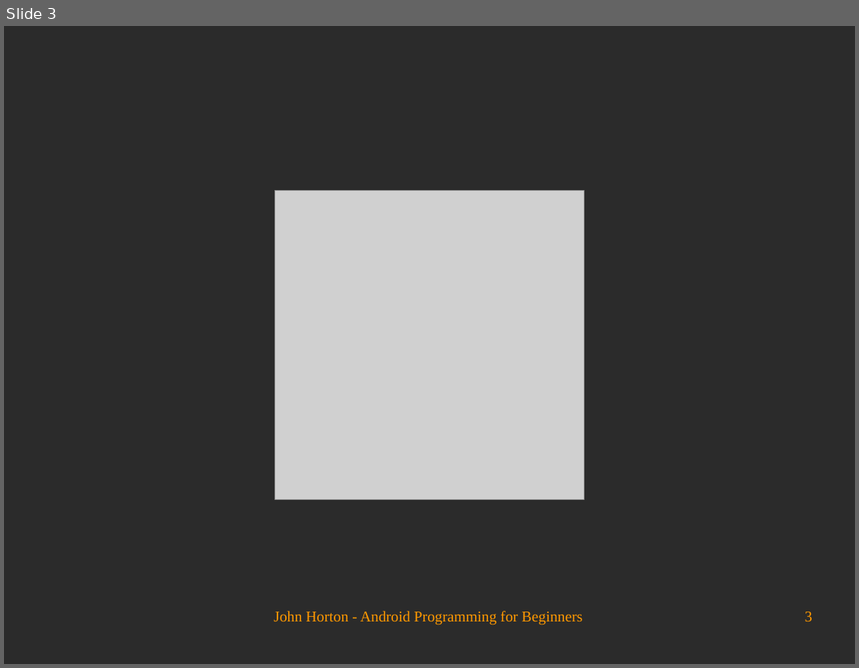
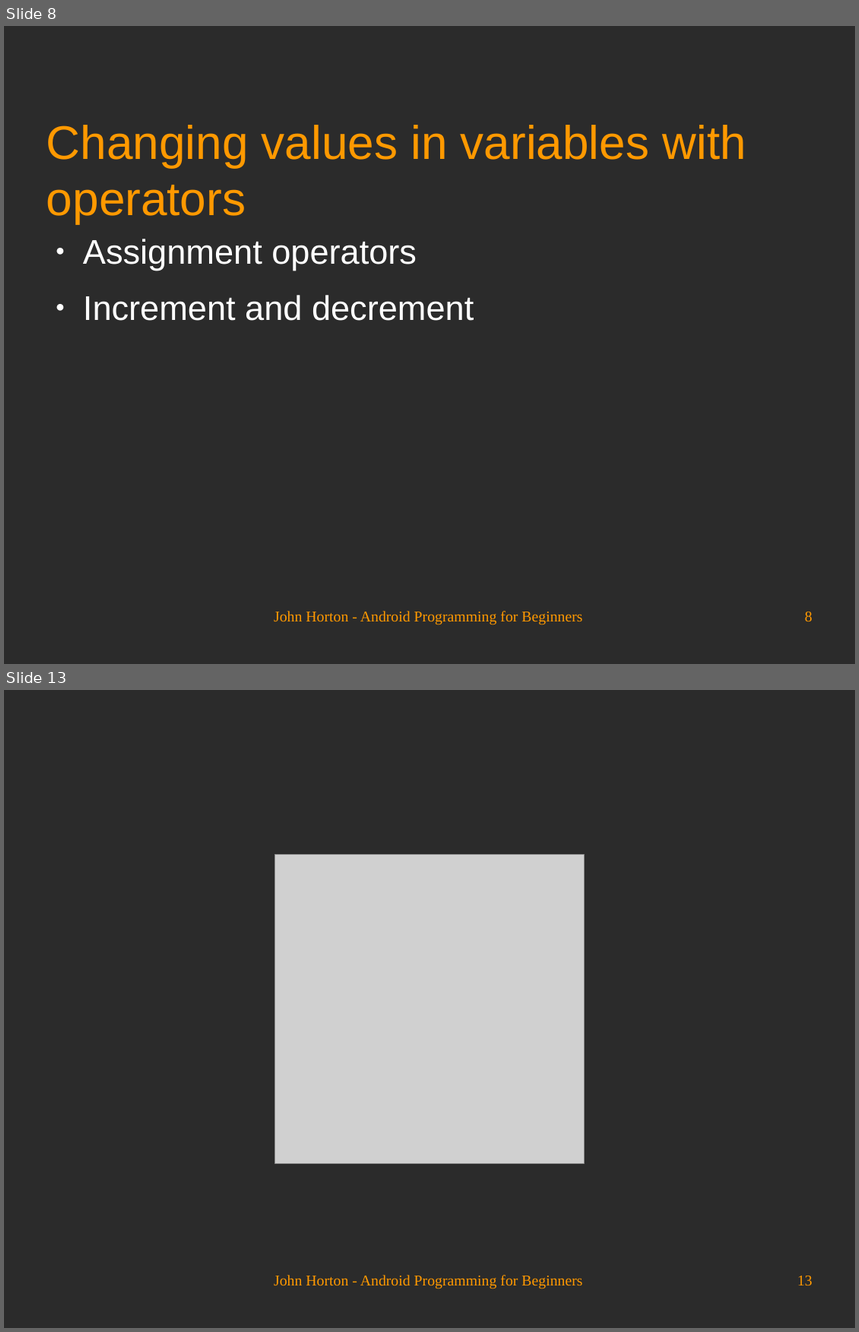
Before and after one commit to Academy-Soft-Intellect/Android-Programming-for-Beginners, a slide deck: 07_Coding_in_Java_Part_1_Variables,_Decisions,_and_Loops.odp. Shown one above the other, each under a label of ours: slide 3 before the commit, slides 8 and 13 after it; the slides between them are not shown. The pictures are 859x668 and 859x1332 pixels, drawn with LibreOffice and Linux fonts; fonts in the diff are those of the drawing; grey boxes stand for pictures; background and template pictures are left out; a plain dark background stands for a picture behind light text. Boxes give left, top, right and bottom in pixels: in the first picture for what was removed or moved away, otherwise in the second. Text is boxed around its words. In the diff, an @@ line names an element or a change of style, - is before the commit and + after.

```diff
--- a/07_Coding_in_Java_Part_1_Variables,_Decisions,_and_Loops.odp
+++ b/07_Coding_in_Java_Part_1_Variables,_Decisions,_and_Loops.odp
@@ slide 8 added at (4,26,855,664), background picture (left out) @@
@@ title added at (47,125,747,224), 44 pt, text #FF9900 @@
+Changing values in variables with
+operators
@@ text added at (83,239,474,321), 32 pt, text #FFFFFF @@
+● Assignment operators
+● Increment and decrement
@@ text added at (274,611,582,626), 14 pt, text #FF9900 @@
+John Horton - Android Programming for Beginners
@@ page number added at (805,612,813,622), 14 pt, text #FF9900 @@
+8
@@ what was slide 3 is now slide 13 @@
@@ page number at (797,1276,813,1286): text changed @@
-3
+13
```
Also in this commit, not shown: 2 slides changed, 9 other slides added.
